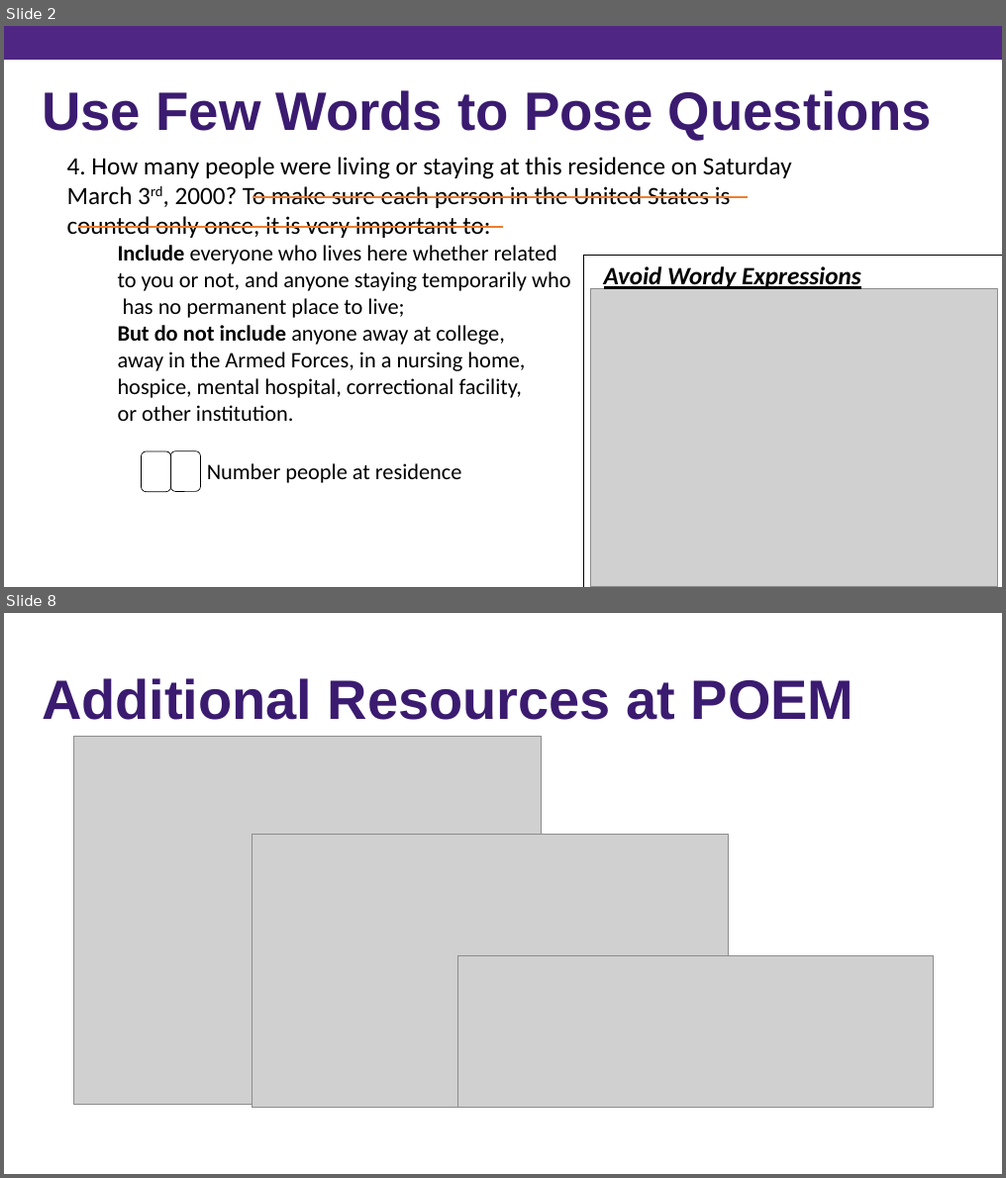
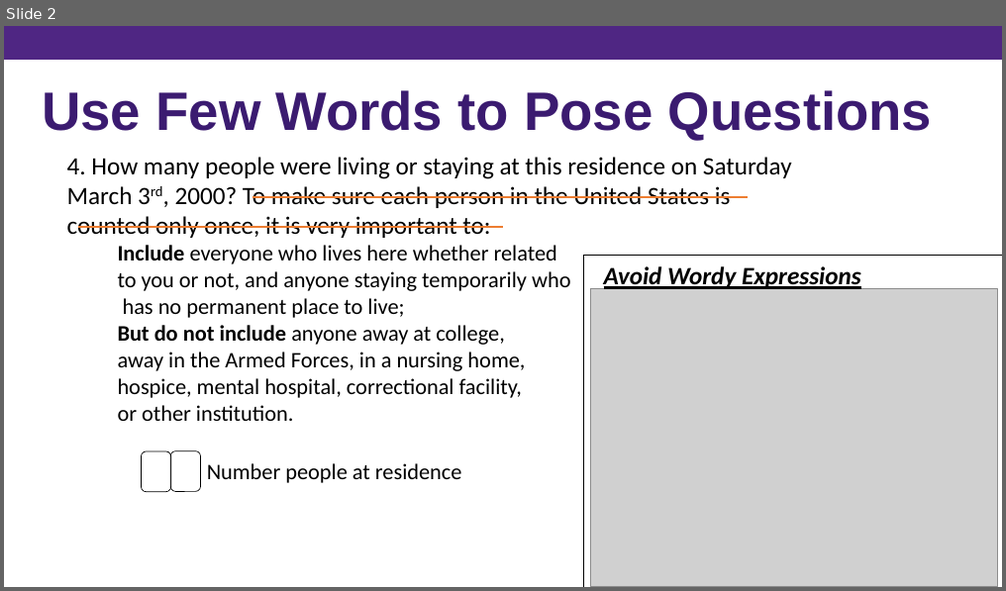
Before and after one commit to kpuka/SIMAH, a slide deck: images/posts/survey_design/Survey Design (PowerPoint) - Copy.pptx. Shown one above the other, each under a label of ours: slides 2 and 8 before the commit, slide 2 after it; the slides between them are not shown. The pictures are 1006x1178 and 1006x591 pixels, drawn with LibreOffice and Linux fonts; fonts in the diff are those of the drawing; grey boxes stand for pictures. Boxes give left, top, right and bottom in pixels: in the first picture for what was removed or moved away, otherwise in the second. Text is boxed around its words. In the diff, an @@ line names an element or a change of style, - is before the commit and + after.

```diff
--- a/images/posts/survey_design/Survey Design (PowerPoint) - Copy.pptx
+++ b/images/posts/survey_design/Survey Design (PowerPoint) - Copy.pptx
@@ slide 8 removed at (x1=4, y1=613, x2=1002, y2=1174), background #FFFFFF @@
@@ text removed at (x1=42, y1=678, x2=854, y2=720) @@
-Additional Resources at POEM
@@ picture removed at (x1=74, y1=737, x2=542, y2=1105) @@
@@ picture removed at (x1=252, y1=835, x2=729, y2=1108) @@
@@ picture removed at (x1=457, y1=957, x2=932, y2=1108) @@
```
Also in this commit, not shown: 6 other slides removed, 15 other files.
